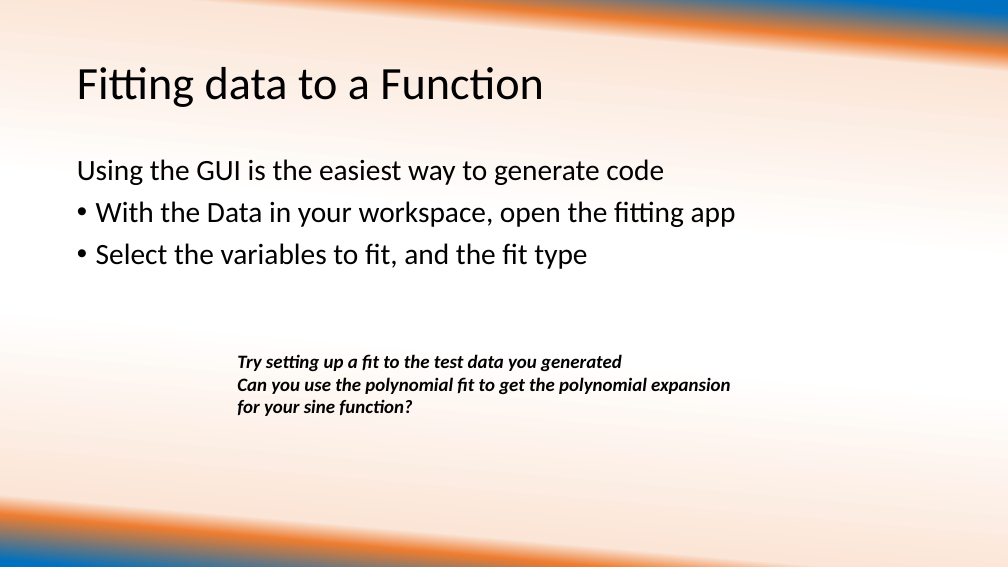
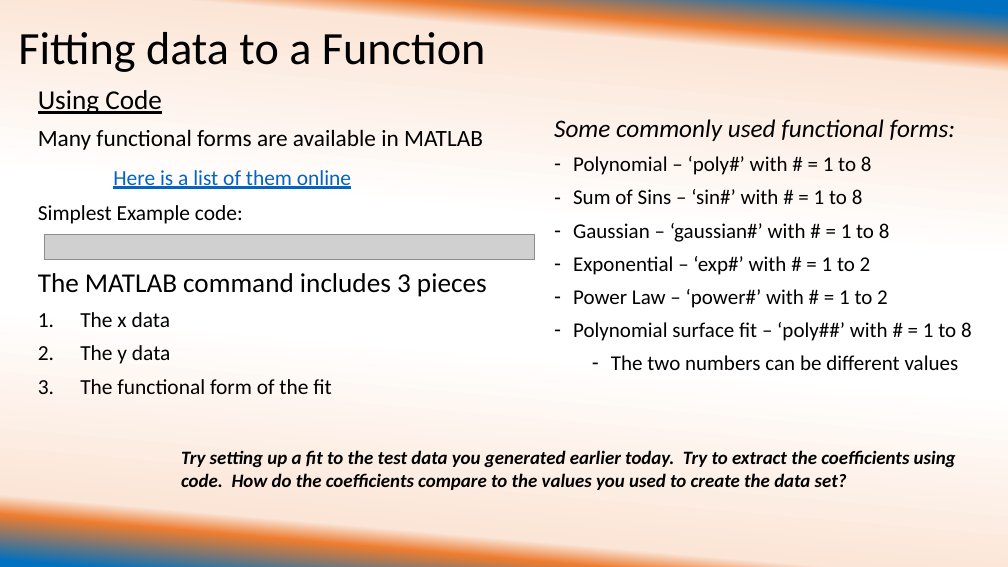
Before and after one commit to ehuemill/Intro-to-Matlab, a slide deck: slide 6 of Day 2 of Crash Course/University of Illinois REU Introduction to Matlab Day.pptx (slide 5 before the commit). Drawn at 1008x567 pixels with LibreOffice and Linux fonts; fonts in the diff are those of the drawing; grey boxes stand for pictures. Boxes give left, top, right and bottom in pixels: in the first picture for what was removed or moved away, otherwise in the second. Text is boxed around its words. In the diff, an @@ line names an element or a change of style, - is before the commit and + after.

Commit message:
Finishing Touches on Presentations
I finished up Day 2, changed the spelling of MATLAB to be all caps
throughout, and made sure that the "This is what mine looks like" was
included for each example in both days.

```diff
--- a/Day 2 of Crash Course/University of Illinois REU Introduction to Matlab Day.pptx
+++ b/Day 2 of Crash Course/University of Illinois REU Introduction to Matlab Day.pptx
@@ title "Fitting data to a Function": place and size @@
-title "Fitting data to a Function" at <box>77,67,544,107</box>
+title "Fitting data to a Function" at <box>18,32,486,72</box>
@@ text at <box>38,90,487,394</box>: text changed; size 28 to 20.4 pt @@
-Using the GUI is the easiest way to generate code
-• With the Data in your workspace, open the fitting app
-• Select the variables to fit, and the fit type
+Using Code
+Many functional forms are available in MATLAB
+Here is a list of them online
+Simplest Example code:
+The MATLAB command includes 3 pieces
+1. The x data
+2. The y data
+3. The functional form of the fit
@@ text added at <box>554,119,972,370</box>, 20 pt, text #000000 @@
+Some commonly used functional forms:
+– Polynomial – ‘poly#’ with # = 1 to 8
+– Sum of Sins – ‘sin#’ with # = 1 to 8
+– Gaussian – ‘gaussian#’ with # = 1 to 8
+– Exponential – ‘exp#’ with # = 1 to 2
+– Power Law – ‘power#’ with # = 1 to 2
+– Polynomial surface fit – ‘poly##’ with # = 1 to 8
+  – The two numbers can be different values
@@ picture added at <box>45,234,535,259</box> @@
@@ text at <box>181,450,956,490</box>: text changed @@
-Try setting up a fit to the test data you generated
-Can you use the polynomial fit to get the polynomial expansion for your sine function?
+Try setting up a fit to the test data you generated earlier today. Try to extract the coefficients using code. How do the coefficients compare to the values you used to create the data set?
```
Also in this commit, not shown: 5 other slides changed, 6 slides added, 1 slide removed, 16 other files.
